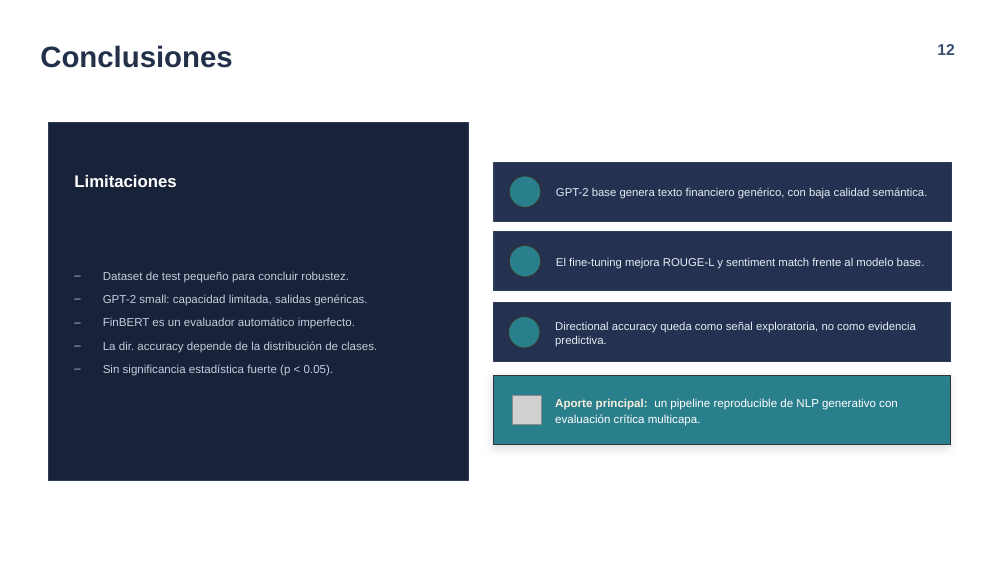
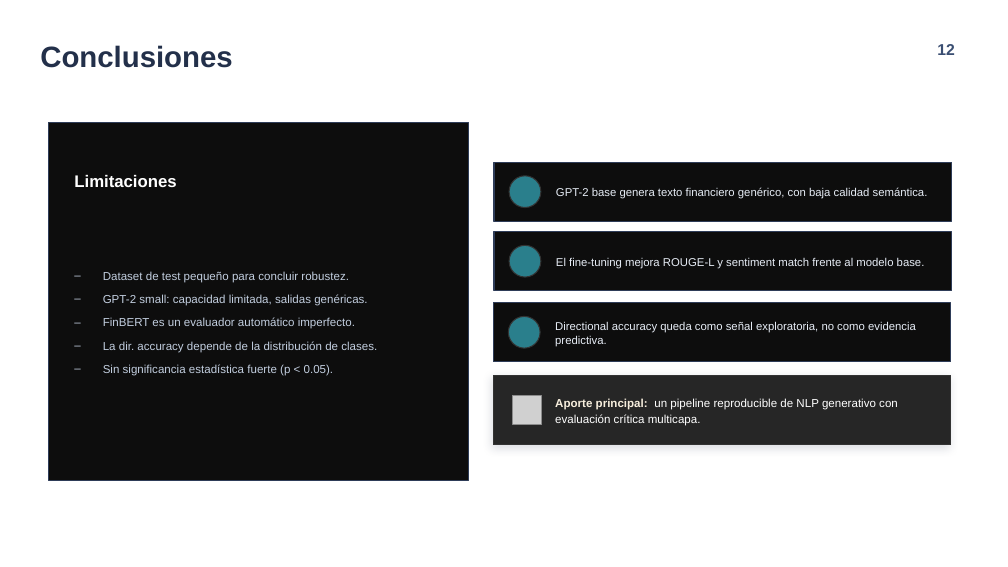
Before and after one commit to LucianoRielo/news-ai-generator, a slide deck: slide 12 of presentacion_nlp_finanzas.pptx (slide 13 before the commit). Drawn at 1008x567 pixels with LibreOffice and Linux fonts; fonts in the diff are those of the drawing; grey boxes stand for pictures; background and template pictures are left out. Boxes give left, top, right and bottom in pixels: in the first picture for what was removed or moved away, otherwise in the second. Text is boxed around its words. In the diff, an @@ line names an element or a change of style, - is before the commit and + after.

```diff
--- a/presentacion_nlp_finanzas.pptx
+++ b/presentacion_nlp_finanzas.pptx
@@ rectangle at [48, 123, 468, 481]: fill #182238 to #0D0D0D @@
@@ fill #243150 to #0D0D0D in 3 elements at [494, 163, 951, 222], [494, 231, 951, 290], [493, 302, 951, 361] @@
@@ rectangle at [493, 375, 951, 445]: fill #2A7F8C to #262626 @@
```
Also in this commit, not shown: 10 other slides changed, 1 slide removed.
